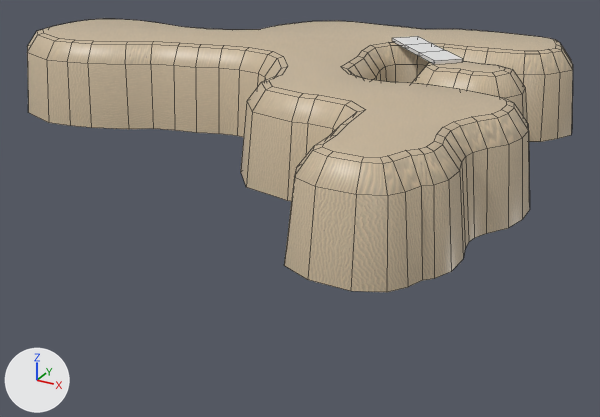
An edit to the FBX model Assets/_Game/Models/Levels/Beach/Beach Level 1/Fbx_Beach1_Island1.fbx, drawn before and after from the same camera.
Rendered twice from a 50 mm camera at (25.0, -58.2, 21.9) aimed at (-18.5, 20.9, -17.7). The axes (+X, +Y, +Z) are drawn at lower left. The lights are the same throughout. The older version comes first. Mesh edges are drawn as thin lines. Where no turn or scale is listed for an object, it has been applied to the vertices.

Before the edit, the objects in view are built like this:
```python
me_cube_001 = bpy.data.meshes.new('Cube.001')
me_cube_001.from_pydata(...)  # 16 vertices, 14 faces; spans x -5.45..5.45, y -5.45..5.45, z -0.2..0.2
me_cube_001.materials.append(mat_bamboo)  # its picture is missing
me_plane = bpy.data.meshes.new('Plane')
me_plane.from_pydata(...)  # 408 vertices, 309 faces; spans x -59.0..9.2, y -6.7..49.4, z -10.0..0.0
me_plane.materials.append(mat_sand)  # picture img_tex_sandbig_png
ob_bridge_1 = bpy.data.objects.new('Bridge 1', me_cube_001)
ob_bridge_1.location = (-8.11, 31.91, 0.17)
ob_island_1 = bpy.data.objects.new('Island 1', me_plane)
ob_island_1.location = (0.0, 0.0, 0.0)
```
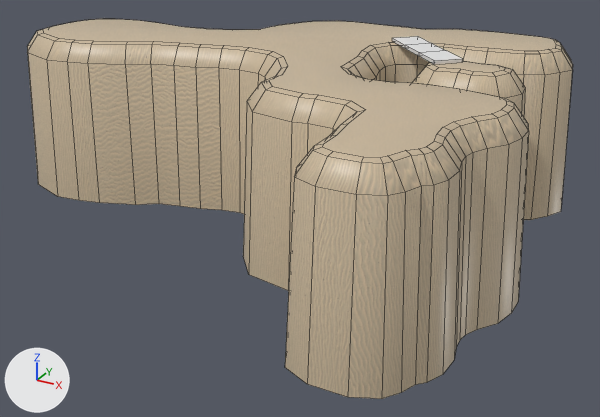
Boxes [x1, y1, x2, y2] around the edits, measured in the pictures (600 x 417 px; the box of a moved part takes in the faces that stretch with it):
'Island 1', reshaped (39% taller): before [27, 19, 573, 292]; after [27, 19, 573, 399]
part 1 of me_plane, moved or reshaped: before [27, 52, 573, 292]; after [27, 52, 572, 399]

The change in detail:
me_plane is used by ob_island_1; location (0.0, 0.0, 0.0).
me_plane had 408 vertices, 309 faces and spanned x -59.0..9.2, y -6.7..49.4, z -10.0..0.0.
me_plane now has 408 vertices, 309 faces and spans x -59.0..9.2, y -6.7..49.4, z -20.0..0.0.
me_plane part 1: all 102 vertices in x -59.0..9.2, y -6.7..49.4, z -10.0 are moved by (0.0, 0.0, -10.0).
